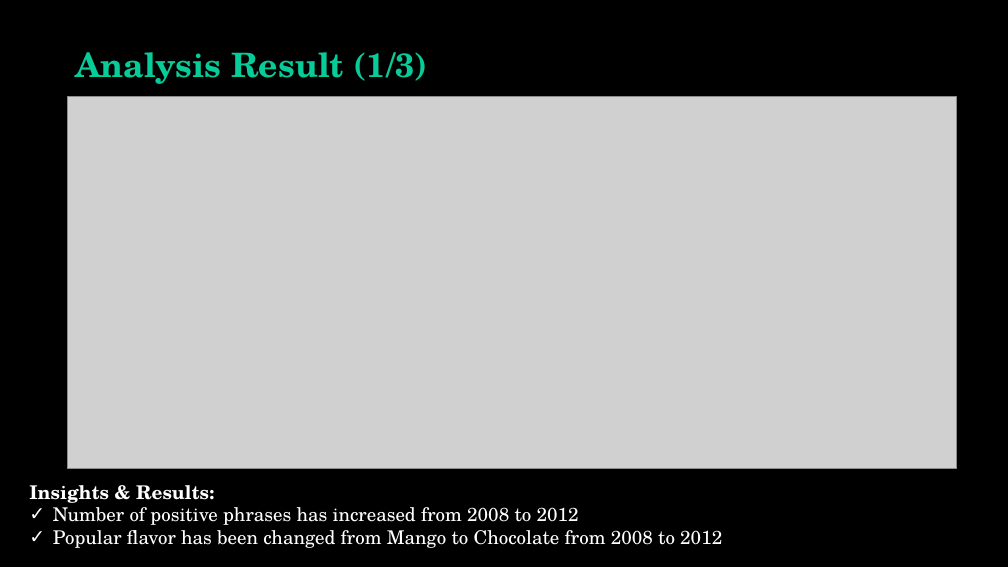
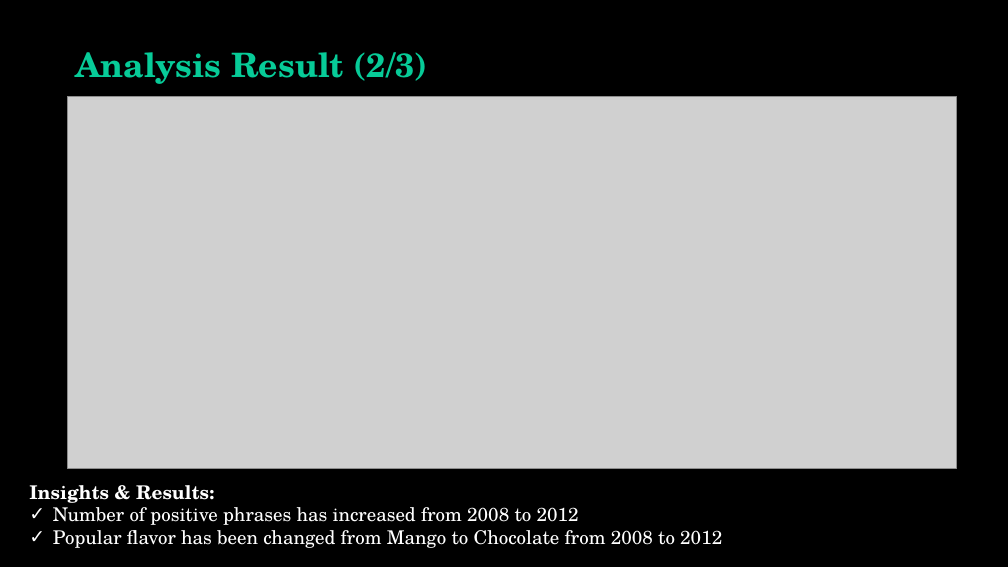
Before and after one commit to vibhutivadje/Text_Mining_Project, a slide deck: slide 20 of Text_Mining_Presentation.pptx. Drawn at 1008x567 pixels with LibreOffice and Linux fonts; fonts in the diff are those of the drawing; grey boxes stand for pictures; background and template pictures are left out. Boxes give left, top, right and bottom in pixels: in the first picture for what was removed or moved away, otherwise in the second. Text is boxed around its words. In the diff, an @@ line names an element or a change of style, - is before the commit and + after.

```diff
--- a/Text_Mining_Presentation.pptx
+++ b/Text_Mining_Presentation.pptx
@@ text at bbox=[75, 52, 428, 84]: text changed @@
-Analysis Result (1/3)
+Analysis Result (2/3)
```
Also in this commit, not shown: 8 other slides changed, 1 other file.
